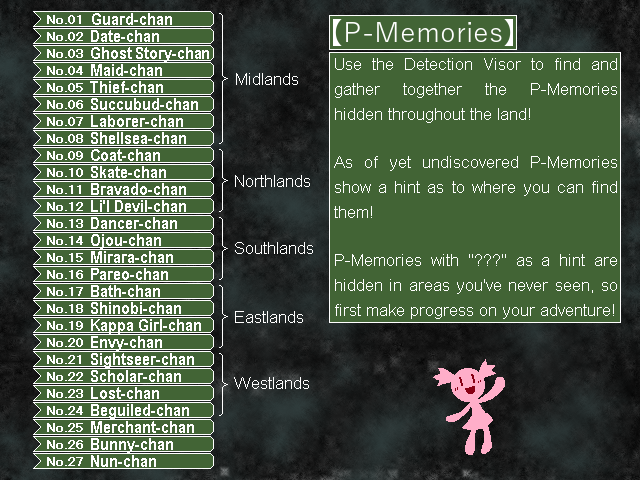
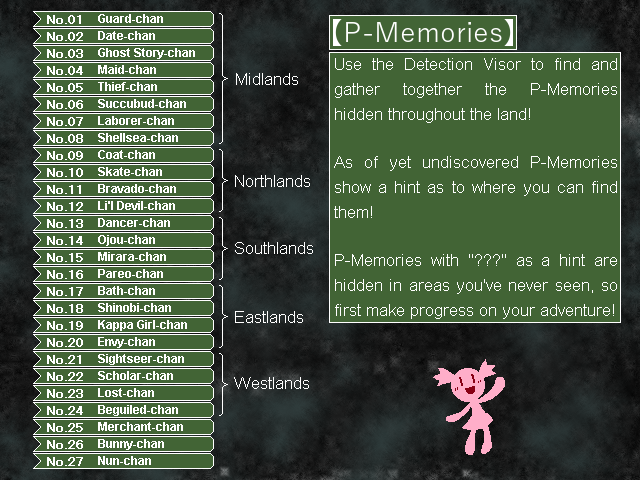
Two versions of the same layered image (640x480). Layer-by-layer changes:
removed group "List" (27 layers) over [90, 13, 209, 467]
renamed "Guard-chan" to "List", moved it out of group "List", painted on it over [92, 13, 195, 465]
removed layer "Ghost Story-cha..." from group "List" over [91, 47, 209, 62]
removed layer "Maid-chan" from group "List" over [91, 64, 162, 76]
removed layer "Thief-chan" from group "List" over [90, 81, 163, 93]
removed layer "Succubud-chan" from group "List" over [91, 98, 198, 110]
removed layer "Laborer-chan" from group "List" over [91, 115, 183, 127]
removed layer "Shellsea-chan" from group "List" over [91, 132, 186, 144]
removed layer "Coat-chan" from group "List" over [91, 149, 160, 161]
removed layer "Skate-chan" from group "List" over [91, 166, 166, 178]
removed layer "Bravado-chan" from group "List" over [91, 183, 186, 195]
removed layer "Li'l Devil-chan" from group "List" over [91, 200, 186, 212]
removed layer "Dancer-chan" from group "List" over [91, 217, 177, 229]
removed layer "Ojou-chan" from group "List" over [91, 234, 161, 249]
removed layer "Mirara-chan" from group "List" over [91, 251, 173, 263]
removed layer "Pareo-chan" from group "List" over [91, 268, 168, 280]
removed layer "Shinobi-chan" from group "List" over [91, 302, 181, 314]
removed layer "Kappa Girl-chan" from group "List" over [91, 319, 201, 334]
removed layer "Envy-chan" from group "List" over [91, 336, 162, 351]
removed layer "Sightseer-chan" from group "List" over [91, 353, 194, 368]
removed layer "Scholar-chan" from group "List" over [91, 370, 181, 382]
removed layer "Beguiled-chan" from group "List" over [91, 404, 189, 419]
removed layer "Merchant-chan" from group "List" over [91, 421, 194, 433]
removed layer "Bunny-chan" from group "List" over [91, 438, 173, 453]
…and 4 more changes (4 removed)
